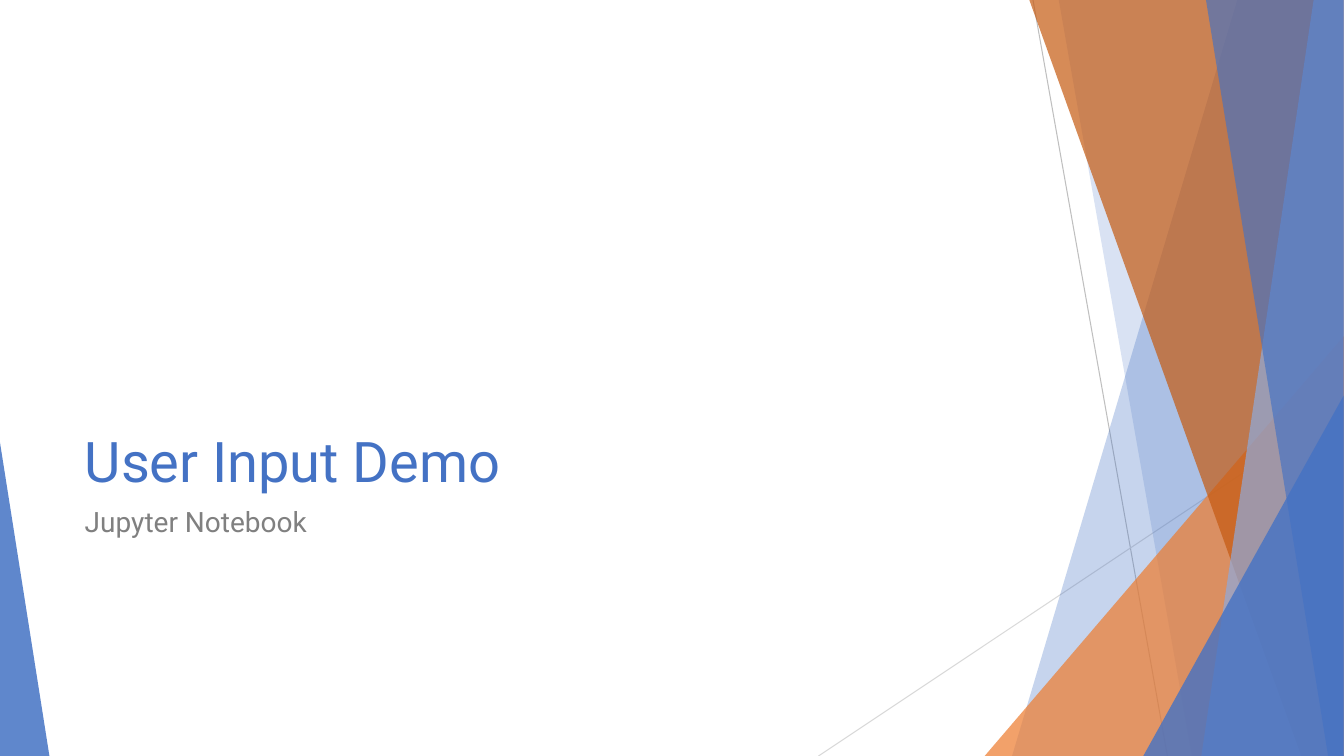
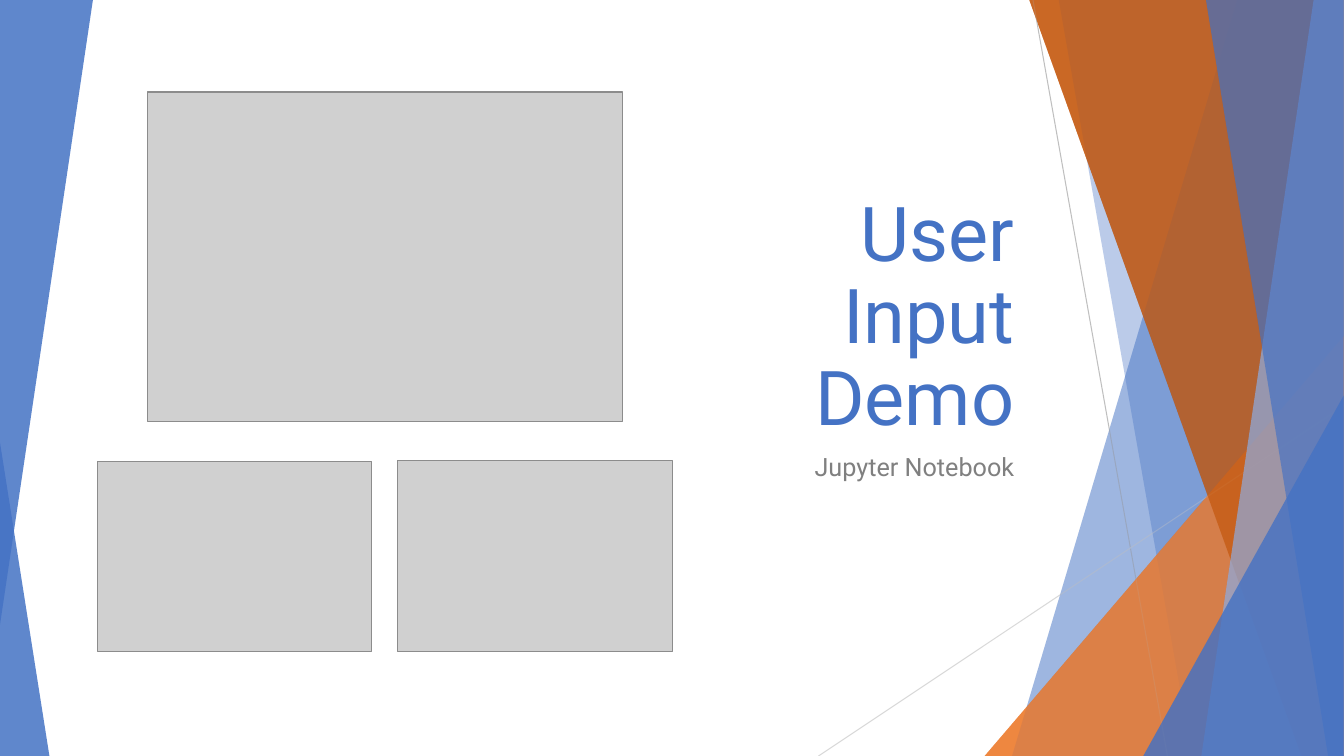
Before and after one commit to ghteds/healthproject, a slide deck: slide 11 of AdditionalResources/Air Quality and Asthma.pptx (slide 13 before the commit). Drawn at 1344x756 pixels with LibreOffice and Linux fonts; fonts in the diff are those of the drawing; grey boxes stand for pictures. Boxes give left, top, right and bottom in pixels: in the first picture for what was removed or moved away, otherwise in the second. Text is boxed around its words. In the diff, an @@ line names an element or a change of style, - is before the commit and + after.

```diff
--- a/AdditionalResources/Air Quality and Asthma.pptx
+++ b/AdditionalResources/Air Quality and Asthma.pptx
@@ group added at box(0, 0, 1344, 756): 5 freeform shapes, 3 triangles, 2 lines @@
@@ line removed from (1033, 0) to (1168, 756) @@
@@ picture added at box(147, 92, 622, 421) @@
@@ title "User Input Demo": place and size @@
-title "User Input Demo" at box(85, 442, 500, 494)
+title "User Input Demo" at box(815, 207, 1015, 426)
@@ title "User Input Demo" at box(815, 207, 1015, 426): size 40 to 54 pt; alignment left to right; line spacing 1 to 0.9 @@
@@ line removed from (1344, 406) to (819, 756) @@
@@ text "Jupyter Notebook": place and size @@
-text "Jupyter Notebook" at box(85, 511, 307, 538)
+text "Jupyter Notebook" at box(815, 457, 1015, 482)
@@ text "Jupyter Notebook" at box(815, 457, 1015, 482): size 20 to 18 pt; alignment left to right @@
@@ picture added at box(98, 462, 372, 651) @@
@@ picture added at box(397, 461, 673, 651) @@
```
Also in this commit, not shown: 8 other slides changed, 4 slides added, 4 slides removed.
